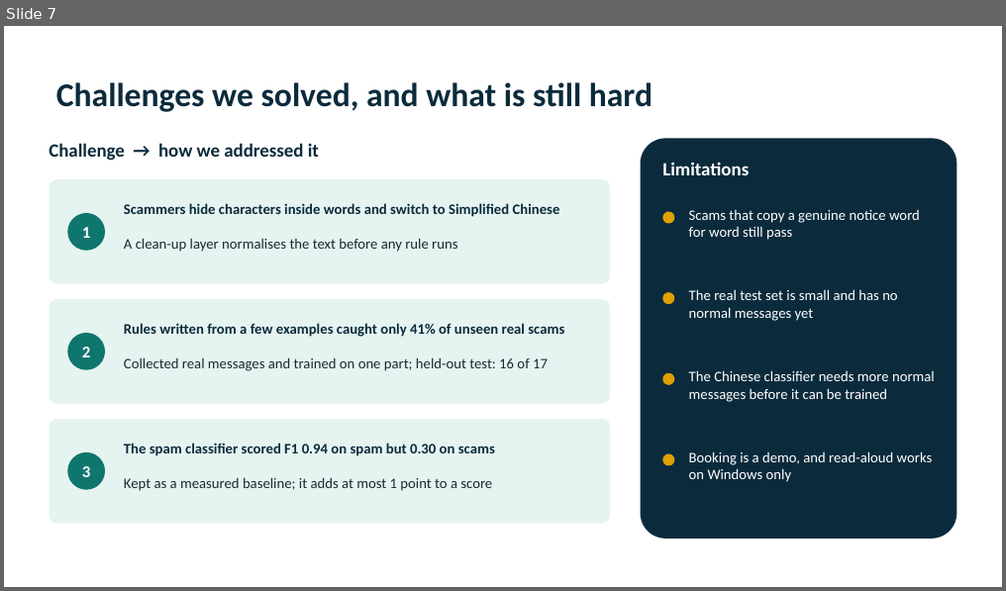
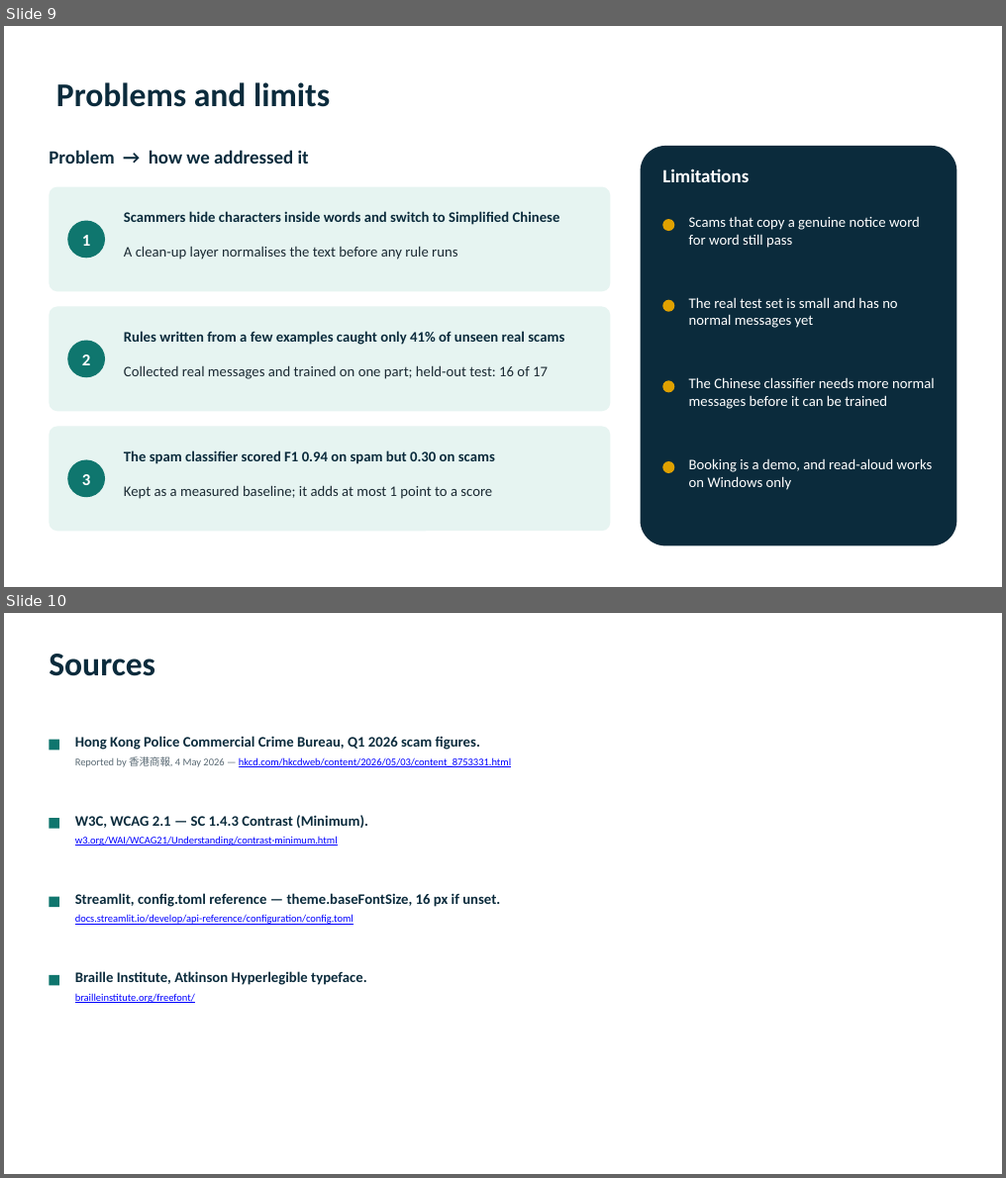
Before and after one commit to NCLJovi/COMP4431Grp19, a slide deck: docs/presentation/Scam_Checker_Group19.pptx. Shown one above the other, each under a label of ours: slide 7 before the commit, slides 9 and 10 after it. The pictures are 1006x591 and 1006x1178 pixels, drawn with LibreOffice and Linux fonts; fonts in the diff are those of the drawing. Boxes give left, top, right and bottom in pixels: in the first picture for what was removed or moved away, otherwise in the second. Text is boxed around its words. In the diff, an @@ line names an element or a change of style, - is before the commit and + after.

```diff
--- a/docs/presentation/Scam_Checker_Group19.pptx
+++ b/docs/presentation/Scam_Checker_Group19.pptx
@@ slide 10 added at (x1=4, y1=613, x2=1002, y2=1174), background #FFFFFF @@
@@ text added at (x1=49, y1=654, x2=155, y2=676), 32 pt, text #0B2B3C, bold @@
+Sources
@@ rectangle added at (x1=49, y1=740, x2=59, y2=750), fill #0F766E @@
@@ text added at (x1=75, y1=736, x2=480, y2=750), 14 pt, text #0B2B3C, bold @@
+Hong Kong Police Commercial Crime Bureau, Q1 2026 scam figures.
@@ text added at (x1=75, y1=757, x2=511, y2=767), 10 pt, text #0000FF, underline @@
+Reported by 香港商報, 4 May 2026 — hkcd.com/hkcdweb/content/2026/05/03/content_8753331.html
@@ rectangle added at (x1=49, y1=818, x2=59, y2=829), fill #0F766E @@
@@ text added at (x1=75, y1=815, x2=368, y2=828), 14 pt, text #0B2B3C, bold @@
+W3C, WCAG 2.1 — SC 1.4.3 Contrast (Minimum).
@@ text added at (x1=75, y1=836, x2=338, y2=846), 10 pt, text #0000FF, underline @@
+w3.org/WAI/WCAG21/Understanding/contrast-minimum.html
@@ rectangle added at (x1=49, y1=897, x2=59, y2=907), fill #0F766E @@
@@ text added at (x1=75, y1=893, x2=500, y2=907), 14 pt, text #0B2B3C, bold @@
+Streamlit, config.toml reference — theme.baseFontSize, 16 px if unset.
@@ text added at (x1=75, y1=914, x2=353, y2=925), 10 pt, text #0000FF, underline @@
+docs.streamlit.io/develop/api-reference/configuration/config.toml
@@ rectangle added at (x1=49, y1=975, x2=59, y2=986), fill #0F766E @@
@@ text added at (x1=75, y1=971, x2=366, y2=985), 14 pt, text #0B2B3C, bold @@
+Braille Institute, Atkinson Hyperlegible typeface.
@@ text added at (x1=75, y1=993, x2=195, y2=1003), 10 pt, text #0000FF, underline @@
+brailleinstitute.org/freefont/
@@ what was slide 7 is now slide 9 @@
@@ slide 9 changed as well @@
@@ title at (x1=56, y1=82, x2=330, y2=107): text changed @@
-Challenges we solved, and what is still hard
+Problems and limits
@@ text at (x1=49, y1=150, x2=309, y2=164): text changed @@
-Challenge → how we addressed it
+Problem → how we addressed it
@@ 10 texts, 4 ellipses, 4 rounded rectangles moved together from (x1=49, y1=138, x2=957, y2=539) to (x1=49, y1=146, x2=957, y2=547) @@
@@ 3 ellipses, 1 text moved together from (x1=662, y1=212, x2=935, y2=467) to (x1=662, y1=219, x2=935, y2=473) @@
```
Also in this commit, not shown: 6 other slides changed, 2 other slides added.
